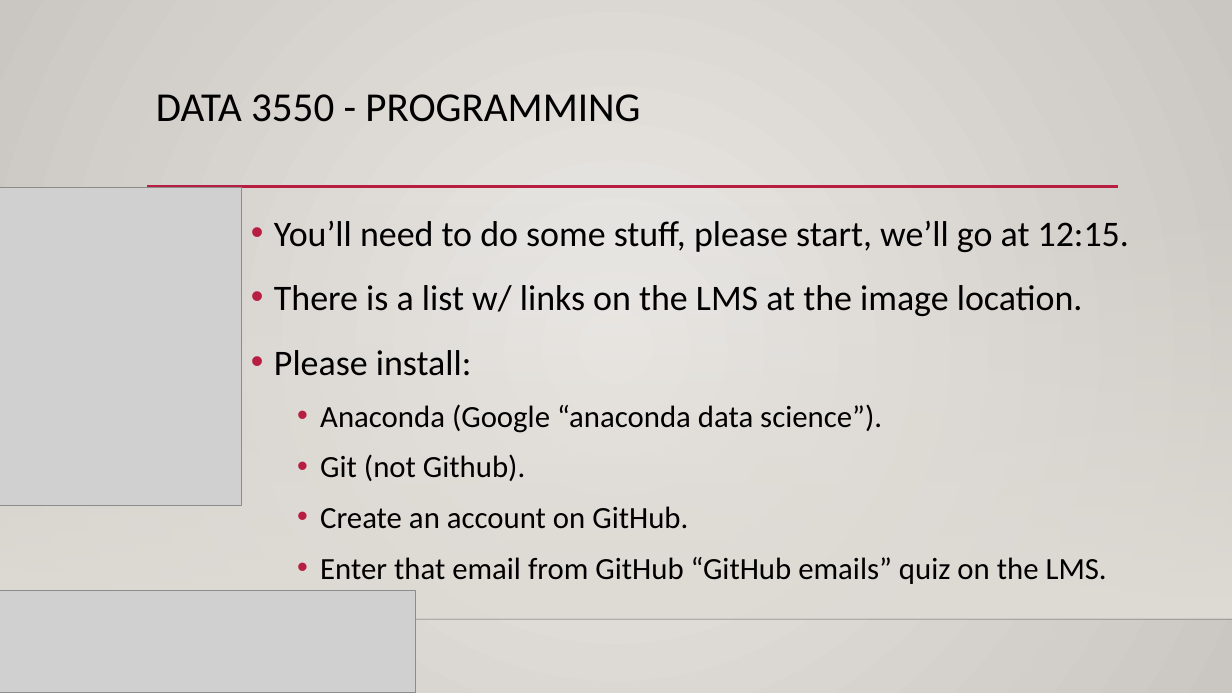
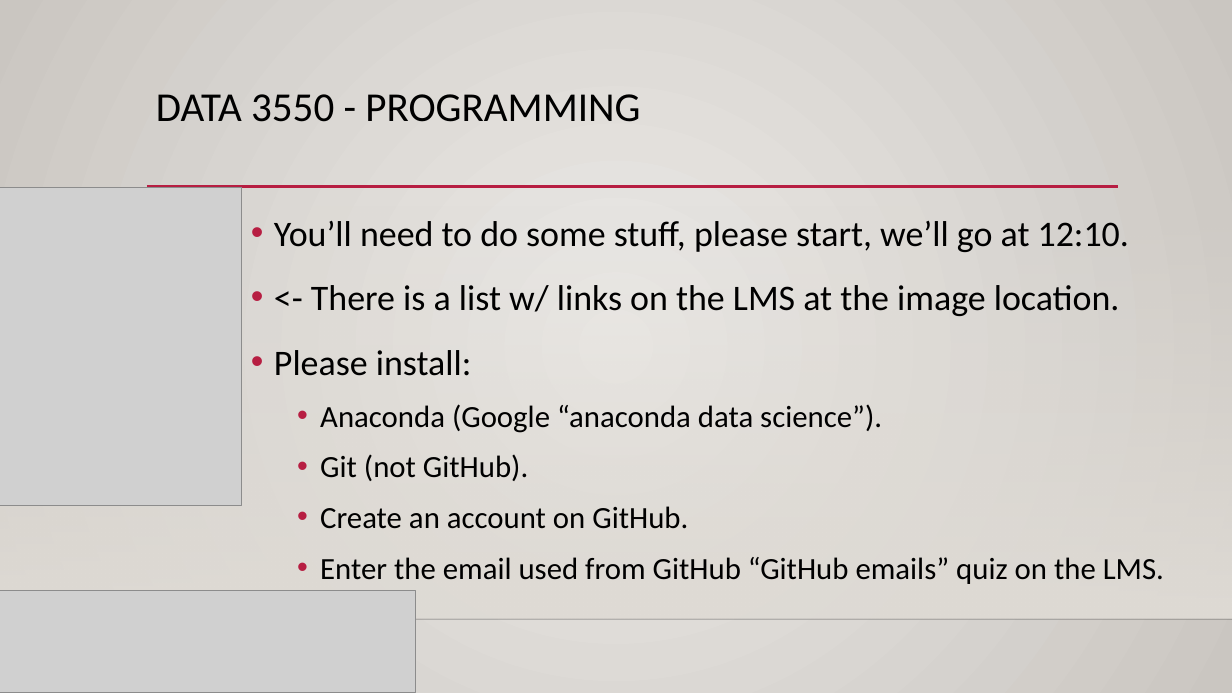
Before and after one commit to AkeemSemperDataScience/Programming_Basics_for_Machine_Learning_Students, a slide deck: slide 2 of reference_material/slides/001_intro_setup.pptx. Drawn at 1232x693 pixels with LibreOffice and Linux fonts; fonts in the diff are those of the drawing; grey boxes stand for pictures; background and template pictures are left out. Boxes give left, top, right and bottom in pixels: in the first picture for what was removed or moved away, otherwise in the second. Text is boxed around its words. In the diff, an @@ line names an element or a change of style, - is before the commit and + after.

```diff
--- a/reference_material/slides/001_intro_setup.pptx
+++ b/reference_material/slides/001_intro_setup.pptx
@@ text at [274,221,1129,316]: text changed @@
-• You’ll need to do some stuff, please start, we’ll go at 12:15.
-• There is a list w/ links on the LMS at the image location.
+• You’ll need to do some stuff, please start, we’ll go at 12:10.
+• <- There is a list w/ links on the LMS at the image location.
@@ text at [320,454,528,481]: text changed @@
-  • Git (not Github).
+  • Git (not GitHub).
@@ text at [320,557,1164,584]: text changed @@
-  • Enter that email from GitHub “GitHub emails” quiz on the LMS.
+  • Enter the email used from GitHub “GitHub emails” quiz on the LMS.
```
Also in this commit, not shown: 5 other files.
